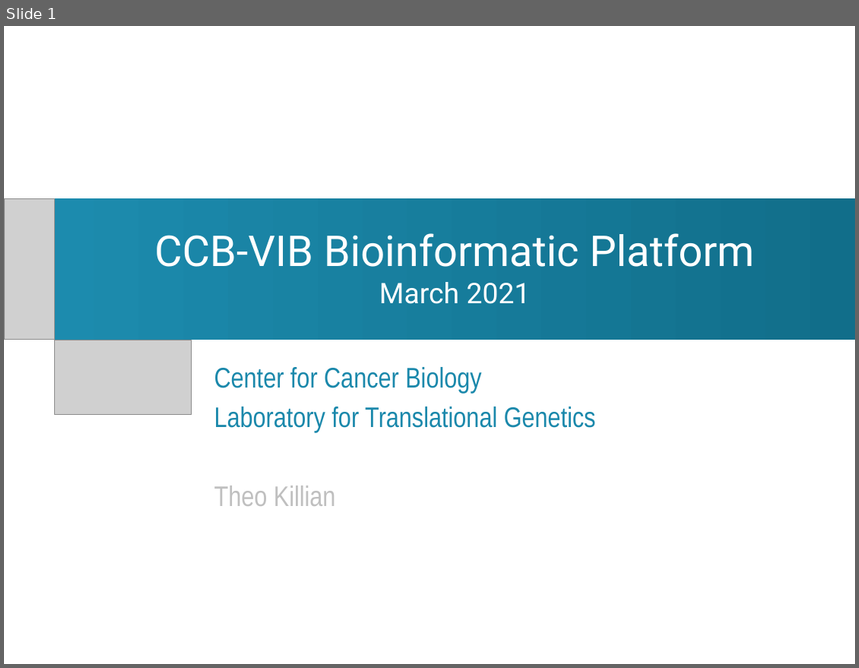
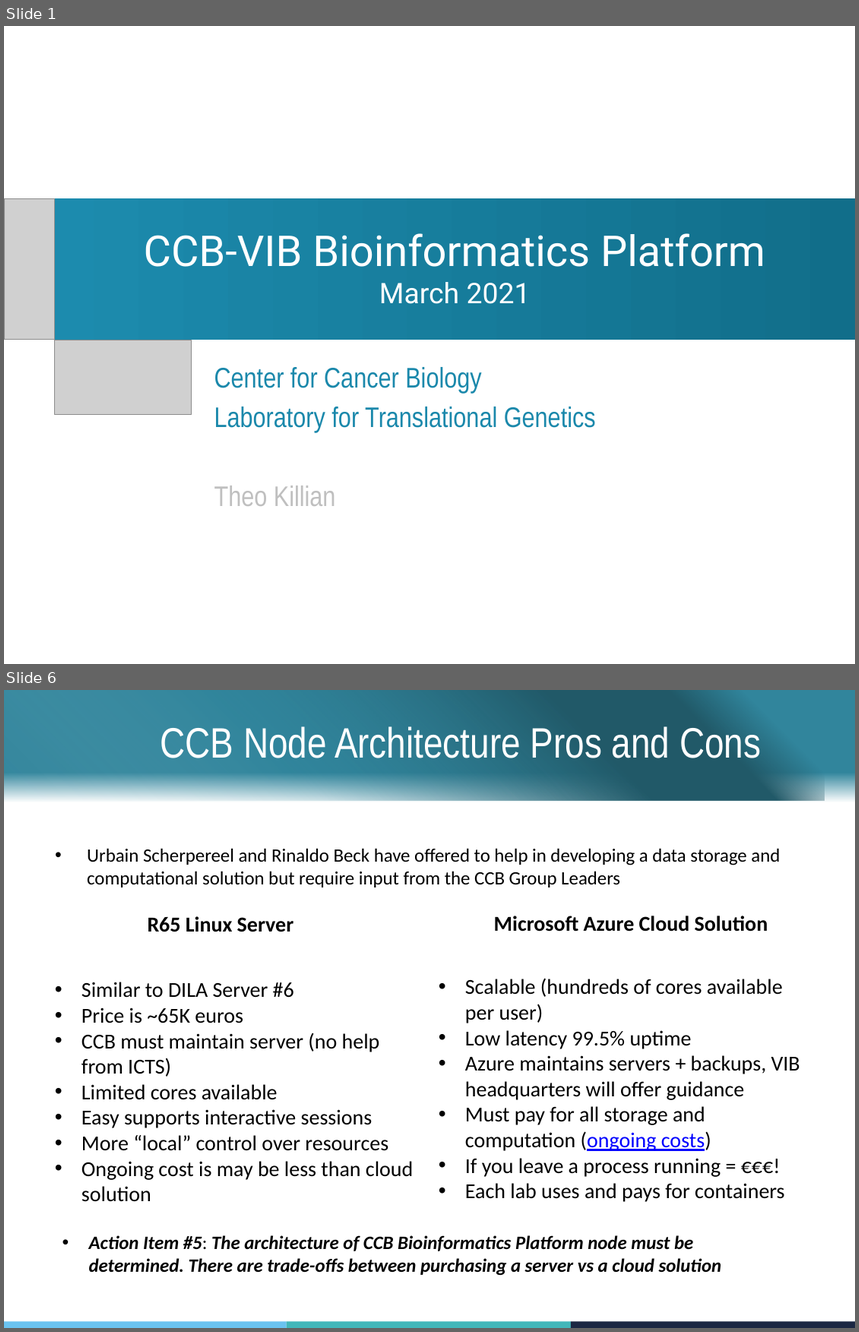
Before and after one commit to ccb-vib/ccb_project_management, a slide deck: group_leaders_presentation.pptx. Shown one above the other, each under a label of ours: slide 1 before the commit, slides 1 and 6 after it; the slides between them are not shown. The pictures are 859x668 and 859x1332 pixels, drawn with LibreOffice and Linux fonts; fonts in the diff are those of the drawing; grey boxes stand for pictures; background and template pictures are left out. Boxes give left, top, right and bottom in pixels: in the first picture for what was removed or moved away, otherwise in the second. Text is boxed around its words. In the diff, an @@ line names an element or a change of style, - is before the commit and + after.

Commit message:
22 march changes, fixed plots

```diff
--- a/group_leaders_presentation.pptx
+++ b/group_leaders_presentation.pptx
@@ slide 6 added at box(4, 690, 855, 1328), background #FFFFFF @@
@@ rectangle added at box(4, 690, 855, 803), fill gradient #FFFFFF to #31859C @@
@@ rectangle added at box(4, 690, 825, 801), fill gradient #FFFFFF to #31859C to #215968 @@
@@ title added at box(161, 726, 761, 758), 36 pt, text #FFFFFF @@
+CCB Node Architecture Pros and Cons
@@ text added at box(87, 848, 780, 888), 16 pt, text #000000 @@
+• Urbain Scherpereel and Rinaldo Beck have offered to help in developing a data storage and computational solution but require input from the CCB Group Leaders
@@ text added at box(148, 916, 294, 932), 18 pt, text #000000, bold @@
+R65 Linux Server
@@ text added at box(494, 916, 769, 932), 18 pt, text #000000, bold @@
+Microsoft Azure Cloud Solution
@@ text added at box(82, 982, 413, 1202), 18 pt, text #000000 @@
+• Similar to DILA Server #6
+• Price is ~65K euros
+• CCB must maintain server (no help from ICTS)
+• Limited cores available
+• Easy supports interactive sessions
+• More “local” control over resources
+• Ongoing cost is may be less than cloud solution
@@ text added at box(465, 978, 800, 1202), 18 pt, text #000000 @@
+• Scalable (hundreds of cores available per user)
+• Low latency 99.5% uptime
+• Azure maintains servers + backups, VIB headquarters will offer guidance
+• Must pay for all storage and computation (ongoing costs)
+• If you leave a process running = €€€!
+• Each lab uses and pays for containers
@@ text added at box(89, 1236, 722, 1276), 16 pt, text #000000, bold, italic @@
+• Action Item #5: The architecture of CCB Bioinformatics Platform node must be determined. There are trade-offs between purchasing a server vs a cloud solution
@@ rectangle added at box(4, 1322, 287, 1328), fill #6AC3F0 @@
@@ rectangle added at box(287, 1322, 571, 1328), fill #42B7BA @@
@@ rectangle added at box(571, 1322, 855, 1328), fill #1B2743 @@
@@ slide 1 changed as well @@
@@ title at box(144, 233, 766, 304): text changed @@
-CCB-VIB Bioinformatic Platform
-March 2021
+CCB-VIB Bioinformatics Platform
+March 2021
```
Also in this commit, not shown: 5 other slides changed, 1 other slide added, 3 other files.
